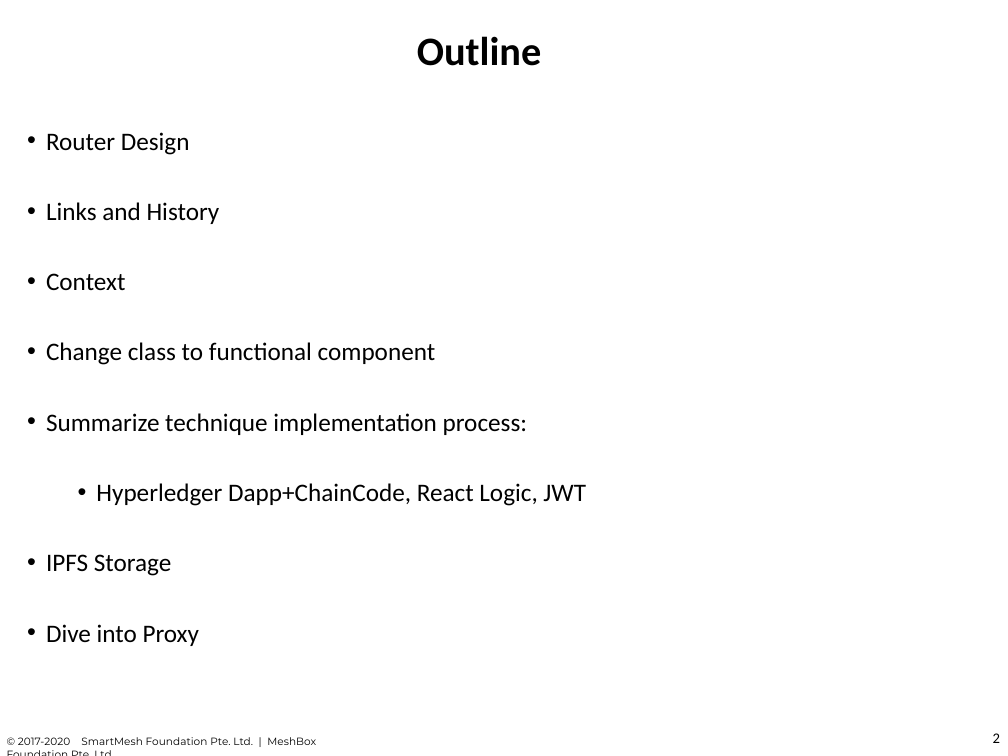
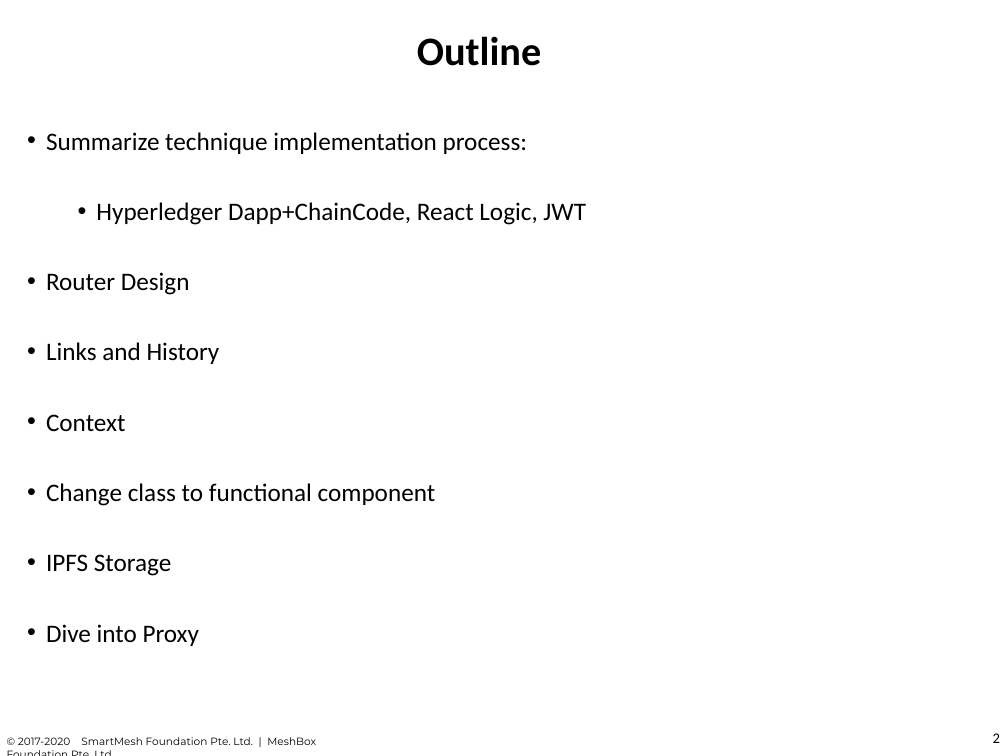
Before and after one commit to chuacw/SGUS-Slides, a slide deck: slide 2 of BCI - Day13 - Reactjs 2 Web3.pptx. Drawn at 1008x756 pixels with LibreOffice and Linux fonts; fonts in the diff are those of the drawing. Boxes give left, top, right and bottom in pixels: in the first picture for what was removed or moved away, otherwise in the second. Text is boxed around its words. In the diff, an @@ line names an element or a change of style, - is before the commit and + after.

```diff
--- a/BCI - Day13 - Reactjs 2 Web3.pptx
+++ b/BCI - Day13 - Reactjs 2 Web3.pptx
@@ text at [46,132,586,225]: paragraphs added @@
+• Summarize technique implementation process:
+  • Hyperledger Dapp+ChainCode, React Logic, JWT
@@ text at [46,413,586,506]: paragraphs removed @@
-• Summarize technique implementation process:
-  • Hyperledger Dapp+ChainCode, React Logic, JWT
```
Also in this commit, not shown: 2 other slides changed, 2 other files.
